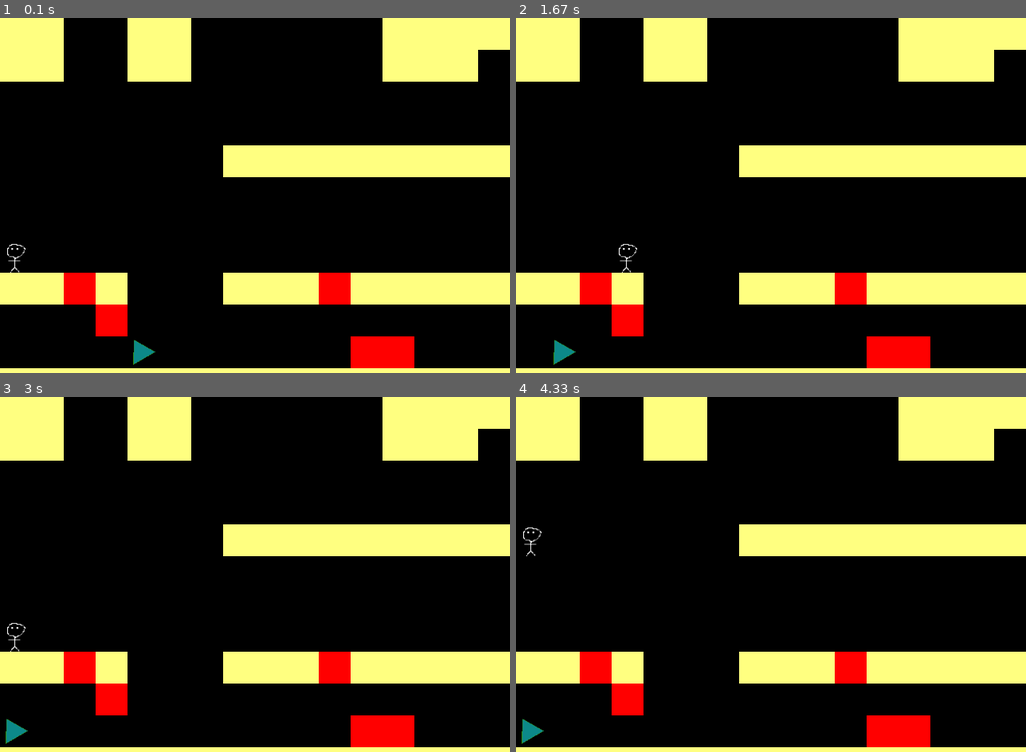
Above: before the commit, frames 1-4 (two rows, left to right).
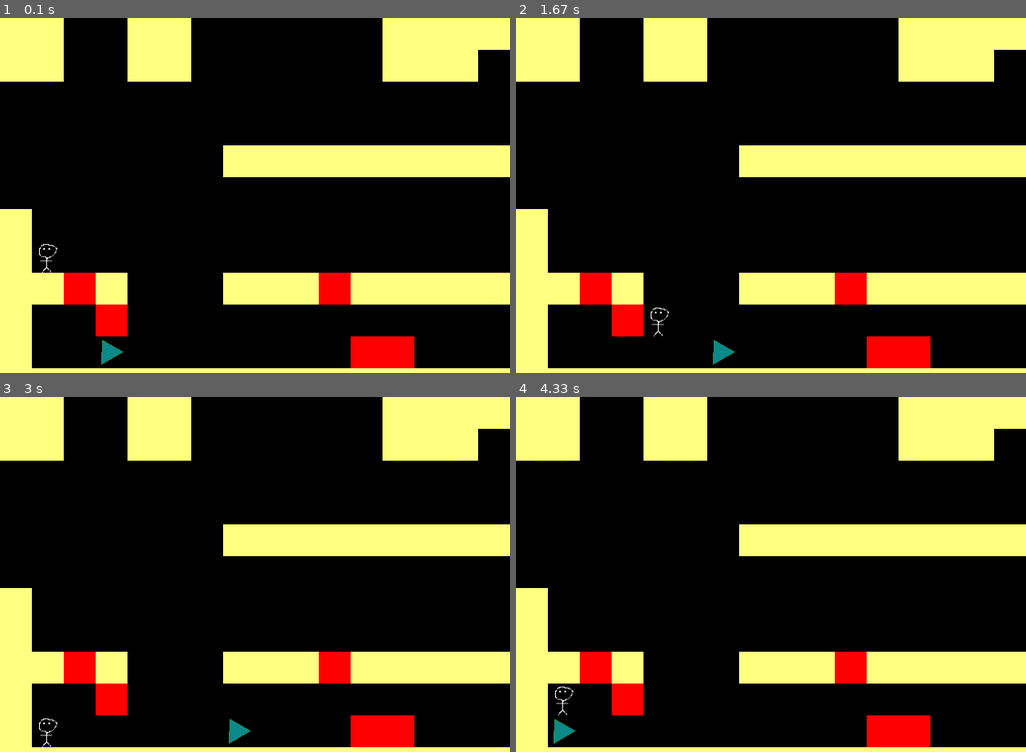
Above: after the commit, the same moments.

Repository: jsbueno/pybr21_pygame_tutorial
Game: pygame game, started from jogo.py
Same seed, same stepped clock (60 frames per second), same inputs: the game is played once before the commit and once after it.
Inputs:
- Up to frame 1 (0.1 s): no input
- Up to frame 2 (1.67 s): hold Right 0.33-0.8 s; hold Up 0.83-1.13 s; hold Up 1.17-1.63 s
- Up to frame 3 (3 s): hold Left 1.67-2.2 s; hold Down 2.23-2.53 s; hold Left 2.57-2.97 s
- Up to frame 4 (4.33 s): hold Up from 4.07 s (still down)

The runs differ from the first frame. In frame 1, 2.6% of the frame differs, in the area x 0-31%, y 53-99%; in frame 2, 2.7%, in the area x 0-43%, y 53-99%; in frame 3, 2.5%; in frame 4, 2.5%.

Commit message:
Mosntros se movimentando, teste de colisao com monstros

Diff:
--- a/jogo.py
+++ b/jogo.py
@@ -20,6 +20,7 @@
 
 class Mapa:
     def __init__(self, caminho, deslocamento=0, des_y=0):
+        self.personagem = None
         self.dados = self.le_mapa(caminho)
         self.deslocamento = deslocamento
         self.des_y = des_y
@@ -35,8 +36,11 @@
                 if not atributos:
                     continue
                 if (classe:= atributos.get("class")):
-                    monstro = classe(self, x, y)
-                    monstros.append(monstro)
+                    entidade = classe(self, x, y)
+                    if classe is Personagem:
+                        self.personagem = entidade
+                    else:
+                        monstros.append(entidade)
                     atributos = None
 
                 mapa[x, y] = atributos
@@ -70,6 +74,13 @@
         return self.mapa[self.ix, self.iy + 1] is not None
 
     def movimento(self):
+        if self.vx or self.vy:
+            self.x += self.vx
+            self.y += self.vy
+        else:
+            self.x= self.ix
+            self.y= self.iy
+
         if self.x < 0: self.x= 0
         if self.y < 0: self.y= 0
         if self.x >= self.mapa.largura:
@@ -94,6 +105,11 @@
 
 class Personagem(Base):
     arquivo_imagem = "hominho.png"
+
+    def testa_colisao(self):
+        for monstro in monstros:
+            if monstro.ix == self.ix and monstro.iy == self.iy:
+                raise GameOver()
 
     def movimento(self, eventos):
         ox, oy = self.x, self.y
@@ -112,22 +128,14 @@
                 self.vx = 0
                 self.vy = 0
 
-        if self.vx or self.vy:
-            self.x += self.vx
-            self.y += self.vy
-        else:
-            self.x= self.ix
-            self.y= self.iy
+        super().movimento()
+
         parede_direita = self.mapa.deslocamento + w
         if self.x > parede_direita - 4 and (self.mapa.largura - self.mapa.deslocamento) > w:
             self.mapa.deslocamento += 6
 
         if self.x <  self.mapa.deslocamento + 4 and (self.mapa.deslocamento > 0):
             self.mapa.deslocamento -= 6
-            #if self.mapa.deslocamento < 0:
-                #self.mapa.deslocamento = 0
-
-        super().movimento()
 
         valor = self.mapa[self.x, self.y]
         if valor:
@@ -141,14 +149,22 @@
                 if self.vy < v:
                     self.vy += v
         self.tempo_de_pulo = max(self.tempo_de_pulo - 1, 0)
+        self.testa_colisao()
 
 class Monstro(Base):
     arquivo_imagem = "personagem.png"
 
+    def __init__(self, *args, **kwargs):
+        super().__init__(*args, **kwargs)
+        self.vx = -v
+
     def movimento(self):
-        self.x -= v / 3
+        ox, oy = self.x, self.y
         super().movimento()
-
+        if self.mapa[self.x, self.y] or not self.esta_no_chao:
+            self.x = ox
+            self.y = oy
+            self.vx = -self.vx
 
 objetos = {
     " ": None,
@@ -156,6 +172,7 @@
     "*": { "color": (255, 0, 0)},
     "E": {"exit": True, "color": (0, 255, 0)},
     "M": {"class": Monstro, "color": (0, 0, 255)},
+    "P": {"class": Personagem, "color": (0, 0, 255)},
 }
 
 def desenha(tela, personagens, mapa):
@@ -185,19 +202,18 @@
 def principal():
     tela = pygame.display.set_mode(TAMANHO)
     mapa = Mapa("mapa0.txt")
-    personagem = Personagem(mapa, 0, 7)
 
     while True:
         eventos = pygame.event.get()
         try:
-            personagem.movimento(eventos)
+            mapa.personagem.movimento(eventos)
         except GameNextStage:
             print("Essa era a última fase: você ganhou")
             raise
         for monstro in monstros:
             monstro.movimento()
 
-        desenha(tela, [personagem, *monstros], mapa)
+        desenha(tela, [mapa.personagem, *monstros], mapa)
         pygame.time.delay(60)
 
 try:
--- a/mapa0.txt
+++ b/mapa0.txt
@@ -4,9 +4,9 @@
                                                 ##                                             #
        ##########                                  #                                           #
                                                                                                #
-                    #########        ##################   ##############  ##################   #
-                                                                               ##############  #
+#                   #########        ##################   ##############  ##################   #
+#P                                                                             ##############  #
 ##*#   ###*#####     ###   ##########                                                          #
-   *                                                                                           #
-    M      **              M                       E                                           #
-################################################################################################
+#  *                                                                                           #
+#   M      **              M                       E                                           #
+###############################  ###############################################################
